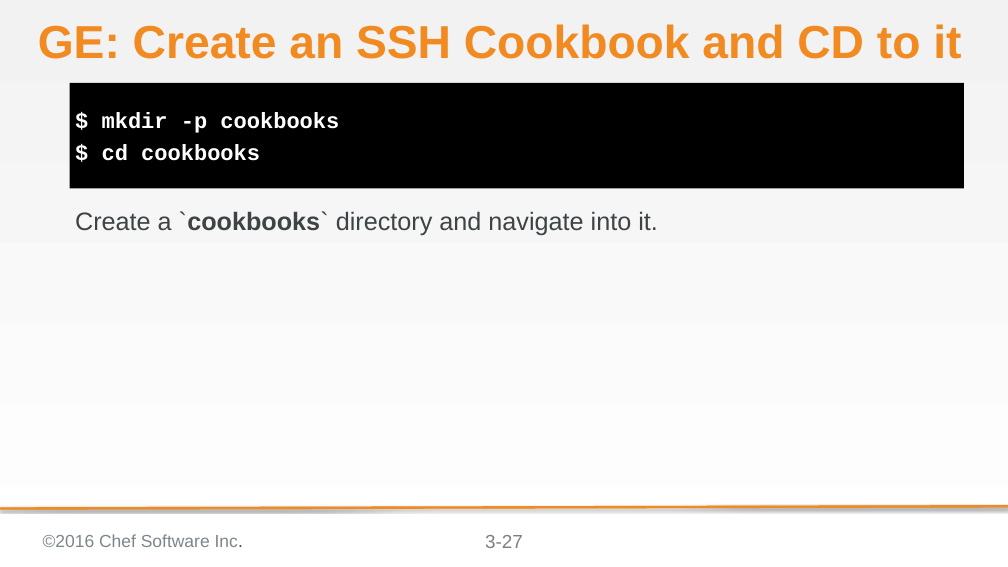
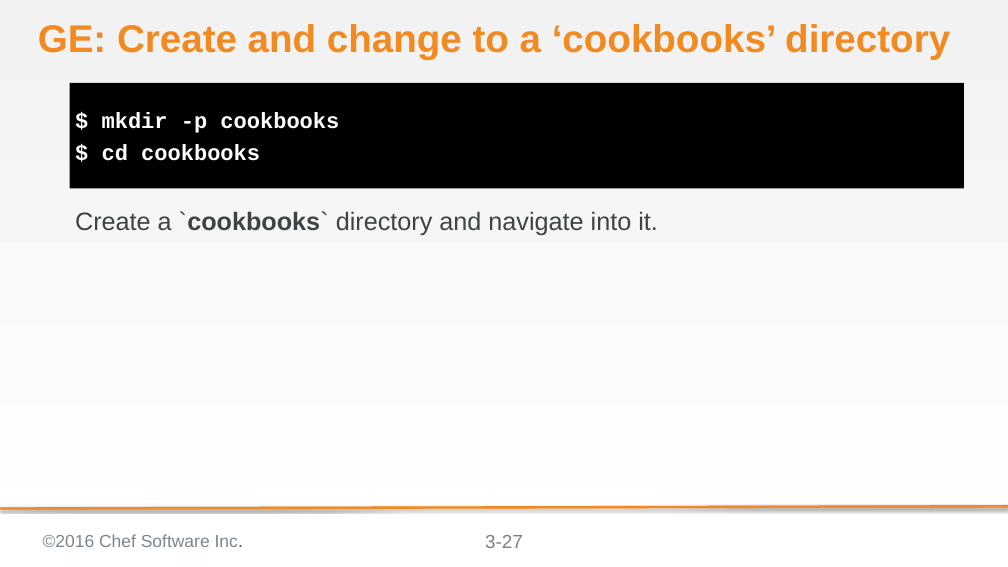
Before and after one commit to bchamby/chef-compliance-installation-configuration-operation, a slide deck: slide 27 of 03-initial-configuration-scans.pptx. Drawn at 1008x567 pixels with LibreOffice and Linux fonts; fonts in the diff are those of the drawing; background and template pictures are left out. Boxes give left, top, right and bottom in pixels: in the first picture for what was removed or moved away, otherwise in the second. Text is boxed around its words. In the diff, an @@ line names an element or a change of style, - is before the commit and + after.

```diff
--- a/03-initial-configuration-scans.pptx
+++ b/03-initial-configuration-scans.pptx
@@ title at (38,24,950,59): text changed; size 58.7 to 49 pt @@
-GE: Create an SSH Cookbook and CD to it
+GE: Create and change to a ‘cookbooks’ directory
```
Also in this commit, not shown: 9 other slides changed, 1 slide added.
